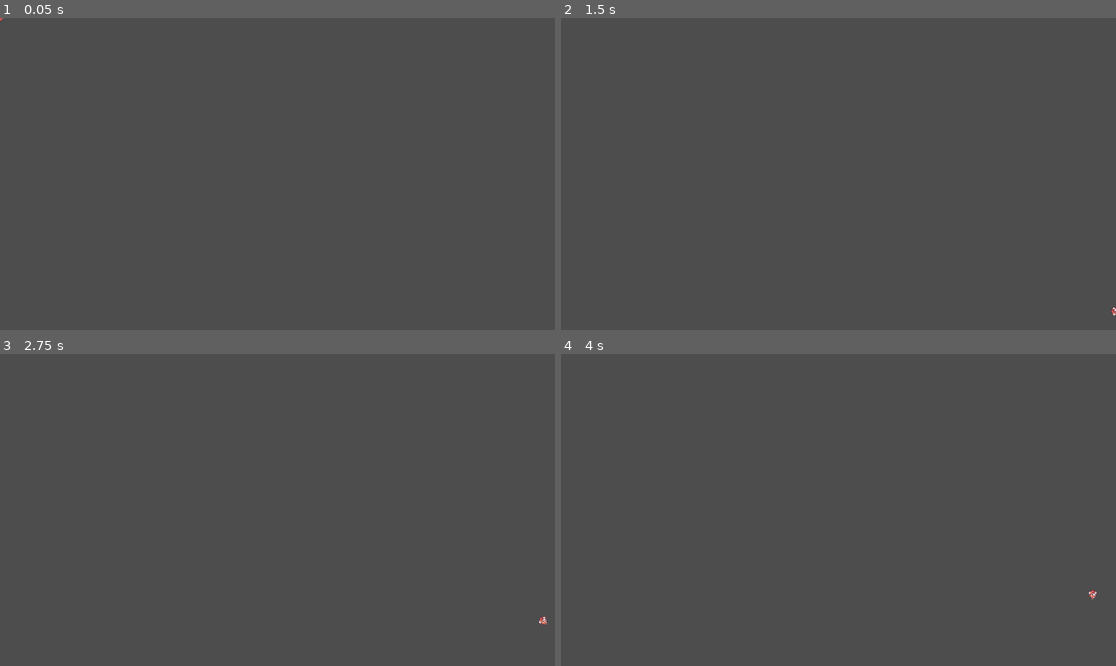
Above: before the commit, frames 1-4 (two rows, left to right).
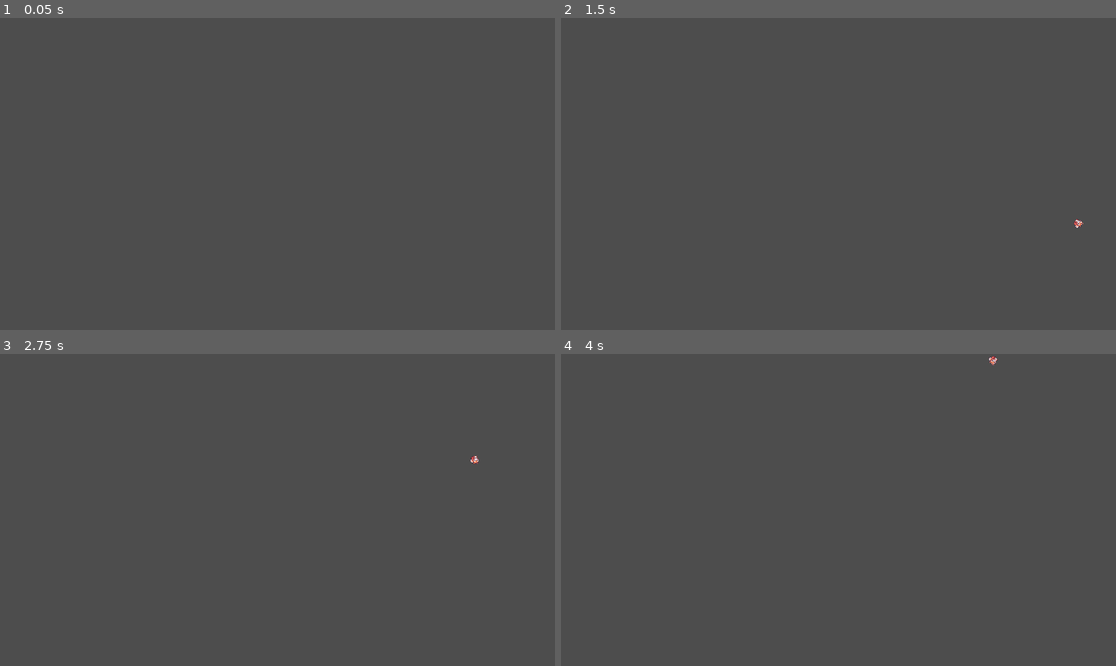
Above: after the commit, the same moments.

Repository: bytedev-code/the-sad-unicorn
Game: Godot game, scene res://blueprints/enemies/squirrel.tscn
The game is run twice, just before and just after one commit, with the same random seed, the same clock (stepped at 60 frames per second) and the same inputs. This scene is started directly instead of the project's main scene.
Inputs (mouse positions are in pixels of both pictures, inside the frame that each line leads up to):
- Up to frame 1 (0.05 s): no input
- Up to frame 2 (1.5 s): tap Enter at 0.5 s; move the mouse to (960, 158) at 0.52 s; hold D (player_rotate_right) 0.53-1.28 s; hold Space (player_shoot) 0.53-1.28 s; move the mouse to (727, 189) at 1.27 s; hold A (player_rotate_left) from 1.28 s (still down); tap K at 1.35 s
- Up to frame 3 (2.75 s): move the mouse to (333, 441) at 2.02 s; release A (player_rotate_left) at 2.03 s; hold D (player_rotate_right) from 2.03 s (still down); hold Space (player_shoot) from 2.03 s (still down)
- Up to frame 4 (4 s): tap Enter at 2.75 s; move the mouse to (810, 572) at 2.77 s; release D (player_rotate_right) at 2.78 s; release Space (player_shoot) at 2.78 s; hold W (player_forward) 2.78-3.53 s; tap K at 2.85 s; move the mouse to (1005, 556) at 3.52 s; hold A (player_rotate_left) from 3.53 s (still down); hold Space (player_shoot) from 3.53 s (still down)

The runs differ from the first frame. In frame 1, less than 0.1% of the frame differs, in the area x 0-1%, y 0-2%; in frame 2, less than 0.1%; in frame 3, less than 0.1%, in the area x 84-99%, y 32-87%; in frame 4, less than 0.1%.

Commit message:
last push

Diff:
--- a/blueprints/enemies/clock.tscn
+++ b/blueprints/enemies/clock.tscn
@@ -1,28 +1,26 @@
 [gd_scene load_steps=5 format=3 uid="uid://bq8ygufspp2ct"]
 
 [ext_resource type="Script" path="res://enemy.gd" id="1_6qu4q"]
-[ext_resource type="Texture2D" uid="uid://b83sr7ip6gbhp" path="res://assets/enemies/cake.png" id="2_0k8mh"]
+[ext_resource type="Texture2D" uid="uid://c7qnhx0ijr5pu" path="res://assets/enemies/clock.png" id="2_2m615"]
 [ext_resource type="PackedScene" path="res://audio_player.tscn" id="3_a303u"]
 
 [sub_resource type="RectangleShape2D" id="RectangleShape2D_7lf1m"]
 size = Vector2(219.778, 319.153)
 
-[node name="cake" type="RigidBody2D"]
+[node name="clock" type="RigidBody2D"]
 script = ExtResource("1_6qu4q")
 SPEED = 50.0
 SPLIT_NUMBER = 0
-SCORE = 20
-HITPOINTS = 8
+HITPOINTS = 2
 
 [node name="CollisionShape2D" type="CollisionShape2D" parent="."]
 position = Vector2(-9, 6.50001)
 rotation = -3.1409
-scale = Vector2(1, 1)
 shape = SubResource("RectangleShape2D_7lf1m")
 
 [node name="Sprite2D" type="Sprite2D" parent="."]
-scale = Vector2(0.5, 0.5)
-texture = ExtResource("2_0k8mh")
+scale = Vector2(0.4, 0.4)
+texture = ExtResource("2_2m615")
 
 [node name="AudioPlayer" parent="." instance=ExtResource("3_a303u")]
 
--- /dev/null
+++ b/blueprints/enemies/elephant.tscn
@@ -0,0 +1,32 @@
+[gd_scene load_steps=7 format=3 uid="uid://c1dqpolxi2lkk"]
+
+[ext_resource type="Script" path="res://enemy.gd" id="1_x1bab"]
+[ext_resource type="PackedScene" uid="uid://b8boncvfln451" path="res://blueprints/enemies/hippotamus.tscn" id="2_5yhvf"]
+[ext_resource type="Texture2D" uid="uid://ws0s087cxswd" path="res://assets/particles/enemy_explosion/elephant.png" id="3_77hft"]
+[ext_resource type="Texture2D" uid="uid://cq0at248gfi5h" path="res://assets/enemies/elephant.png" id="4_yhcrm"]
+[ext_resource type="PackedScene" path="res://audio_player.tscn" id="5_vqlcf"]
+
+[sub_resource type="CircleShape2D" id="CircleShape2D_skiqu"]
+radius = 23.5053
+
+[node name="elephant" type="RigidBody2D"]
+script = ExtResource("1_x1bab")
+SPLIT_INTO = ExtResource("2_5yhvf")
+SPLIT_NUMBER = 4
+SCORE = 15
+HITPOINTS = 2
+PARTICLE_TEXTURE = ExtResource("3_77hft")
+
+[node name="CollisionShape2D" type="CollisionShape2D" parent="."]
+position = Vector2(0, 1)
+rotation = -2.26268
+scale = Vector2(2, 2)
+shape = SubResource("CircleShape2D_skiqu")
+
+[node name="Sprite2D" type="Sprite2D" parent="."]
+scale = Vector2(0.15, 0.15)
+texture = ExtResource("4_yhcrm")
+
+[node name="AudioPlayer" parent="." instance=ExtResource("5_vqlcf")]
+
+[connection signal="body_entered" from="." to="." method="_on_collide"]
--- /dev/null
+++ b/blueprints/enemies/giraffe.tscn
@@ -0,0 +1,33 @@
+[gd_scene load_steps=7 format=3 uid="uid://7y6jthih8kul"]
+
+[ext_resource type="Script" path="res://enemy.gd" id="1_3jh20"]
+[ext_resource type="PackedScene" uid="uid://c1dqpolxi2lkk" path="res://blueprints/enemies/elephant.tscn" id="2_wij1b"]
+[ext_resource type="Texture2D" uid="uid://72w3igbdfrvi" path="res://assets/particles/enemy_explosion/giraffe.png" id="3_lr35l"]
+[ext_resource type="Texture2D" uid="uid://ck7s5ajuy3hxt" path="res://assets/enemies/giraffe.png" id="4_7tytr"]
+[ext_resource type="PackedScene" path="res://audio_player.tscn" id="5_em4ft"]
+
+[sub_resource type="RectangleShape2D" id="RectangleShape2D_hay4y"]
+size = Vector2(200.962, 82.1)
+
+[node name="giraffe" type="RigidBody2D"]
+script = ExtResource("1_3jh20")
+SPEED = 150.0
+SPLIT_INTO = ExtResource("2_wij1b")
+SPLIT_NUMBER = 2
+SCORE = 20
+HITPOINTS = 6
+PARTICLE_TEXTURE = ExtResource("3_lr35l")
+
+[node name="CollisionShape2D" type="CollisionShape2D" parent="."]
+position = Vector2(29.0338, 12.262)
+rotation = -1.55615
+scale = Vector2(2, 2)
+shape = SubResource("RectangleShape2D_hay4y")
+
+[node name="Sprite2D" type="Sprite2D" parent="."]
+scale = Vector2(0.65, 0.65)
+texture = ExtResource("4_7tytr")
+
+[node name="AudioPlayer" parent="." instance=ExtResource("5_em4ft")]
+
+[connection signal="body_entered" from="." to="." method="_on_collide"]
--- /dev/null
+++ b/blueprints/enemies/hippotamus.tscn
@@ -0,0 +1,30 @@
+[gd_scene load_steps=6 format=3 uid="uid://b8boncvfln451"]
+
+[ext_resource type="Script" path="res://enemy.gd" id="1_e5p5s"]
+[ext_resource type="Texture2D" uid="uid://bj8lhywwq5e26" path="res://assets/particles/enemy_explosion/hippopotamus.png" id="2_i0mgc"]
+[ext_resource type="Texture2D" uid="uid://c7iy476kltalp" path="res://assets/enemies/hippopotamus.png" id="3_lcskv"]
+[ext_resource type="PackedScene" path="res://audio_player.tscn" id="3_ltbkk"]
+
+[sub_resource type="RectangleShape2D" id="RectangleShape2D_7lf1m"]
+size = Vector2(162.905, 224.99)
+
+[node name="hippotamus" type="RigidBody2D"]
+script = ExtResource("1_e5p5s")
+SPEED = 210.0
+SPLIT_NUMBER = 0
+SCORE = 30
+HITPOINTS = 6
+PARTICLE_TEXTURE = ExtResource("2_i0mgc")
+
+[node name="CollisionShape2D" type="CollisionShape2D" parent="."]
+position = Vector2(19.4398, 1.50169)
+rotation = -3.1409
+shape = SubResource("RectangleShape2D_7lf1m")
+
+[node name="Sprite2D" type="Sprite2D" parent="."]
+scale = Vector2(0.4, 0.4)
+texture = ExtResource("3_lcskv")
+
+[node name="AudioPlayer" parent="." instance=ExtResource("3_ltbkk")]
+
+[connection signal="body_entered" from="." to="." method="_on_collide"]
--- a/blueprints/enemies/rabbit.tscn
+++ b/blueprints/enemies/rabbit.tscn
@@ -1,31 +1,34 @@
-[gd_scene load_steps=6 format=3 uid="uid://buo3wh3tgean4"]
+[gd_scene load_steps=7 format=3 uid="uid://buo3wh3tgean4"]
 
 [ext_resource type="Script" path="res://enemy.gd" id="1_yos4o"]
-[ext_resource type="PackedScene" uid="uid://5fytbqaaxn0t" path="res://blueprints/enemies/leg.tscn" id="2_c4pvm"]
-[ext_resource type="Texture2D" uid="uid://bpooqjrwxyg5j" path="res://assets/enemies/gorilla.png" id="3_f6beh"]
+[ext_resource type="PackedScene" uid="uid://bq8ygufspp2ct" path="res://blueprints/enemies/clock.tscn" id="2_8q8w1"]
+[ext_resource type="Texture2D" uid="uid://dp1yv05t8ypc5" path="res://assets/particles/enemy_explosion/rabbit.png" id="3_8y5nv"]
 [ext_resource type="PackedScene" path="res://audio_player.tscn" id="4_hqj6c"]
+[ext_resource type="Texture2D" uid="uid://br3g8nhssdj5d" path="res://assets/enemies/rabbit.png" id="4_ushna"]
 
 [sub_resource type="CapsuleShape2D" id="CapsuleShape2D_pxqkw"]
-radius = 80.6859
-height = 235.999
+radius = 40.8978
+height = 81.8653
 
-[node name="gorilla" type="RigidBody2D"]
+[node name="rabbit" type="RigidBody2D"]
 script = ExtResource("1_yos4o")
-SPEED = 80.0
-SPLIT_INTO = ExtResource("2_c4pvm")
-SPLIT_NUMBER = 2
-HITPOINTS = 8
+SPEED = 350.0
+SPLIT_INTO = ExtResource("2_8q8w1")
+SPLIT_NUMBER = 4
+SCORE = 15
+HITPOINTS = 4
+PARTICLE_TEXTURE = ExtResource("3_8y5nv")
 
 [node name="CollisionShape2D" type="CollisionShape2D" parent="."]
-position = Vector2(4, 16)
+position = Vector2(-5, 18)
 rotation = 0.0174533
 scale = Vector2(2, 2)
 shape = SubResource("CapsuleShape2D_pxqkw")
 
 [node name="Sprite2D" type="Sprite2D" parent="."]
 position = Vector2(-12, 0)
-scale = Vector2(0.6, 0.6)
-texture = ExtResource("3_f6beh")
+scale = Vector2(0.25, 0.25)
+texture = ExtResource("4_ushna")
 
 [node name="AudioPlayer" parent="." instance=ExtResource("4_hqj6c")]
 
--- a/blueprints/enemies/smartphone.tscn
+++ b/blueprints/enemies/smartphone.tscn
@@ -1,31 +1,33 @@
-[gd_scene load_steps=6 format=3 uid="uid://c0gt2sohkhsr6"]
+[gd_scene load_steps=7 format=3 uid="uid://c3clc0h5xs3s8"]
 
 [ext_resource type="Script" path="res://enemy.gd" id="1_tv220"]
-[ext_resource type="PackedScene" uid="uid://c5gb1akfve1ys" path="res://blueprints/enemies/text_bubble.tscn" id="2_25w0r"]
-[ext_resource type="Texture2D" uid="uid://cqu764h5iixrh" path="res://assets/enemies/smartphone.png" id="3_ifuqp"]
-[ext_resource type="PackedScene" path="res://audio_player.tscn" id="4_1hcum"]
+[ext_resource type="PackedScene" uid="uid://be4bt4bbikrs5" path="res://blueprints/enemies/text_bubble.tscn" id="2_6n338"]
+[ext_resource type="Texture2D" uid="uid://6tdac7aplw6c" path="res://assets/particles/enemy_explosion/smartphone.png" id="3_d05x7"]
+[ext_resource type="Texture2D" uid="uid://cqu764h5iixrh" path="res://assets/enemies/smartphone.png" id="4_ujpls"]
+[ext_resource type="PackedScene" path="res://audio_player.tscn" id="5_34isk"]
 
-[sub_resource type="RectangleShape2D" id="RectangleShape2D_psesa"]
-size = Vector2(115.957, 65.0847)
+[sub_resource type="RectangleShape2D" id="RectangleShape2D_dgmtk"]
+size = Vector2(56.1768, 34.095)
 
 [node name="smartphone" type="RigidBody2D"]
 script = ExtResource("1_tv220")
-SPEED = 120.0
-SPLIT_INTO = ExtResource("2_25w0r")
-SPLIT_NUMBER = 10
-SCORE = 20
-HITPOINTS = 2
+SPEED = 300.0
+SPLIT_INTO = ExtResource("2_6n338")
+SPLIT_NUMBER = 4
+SCORE = 15
+HITPOINTS = 4
+PARTICLE_TEXTURE = ExtResource("3_d05x7")
 
 [node name="CollisionShape2D" type="CollisionShape2D" parent="."]
-position = Vector2(-6.44528, 1.01211)
-rotation = 1.54361
-scale = Vector2(1, 1)
-shape = SubResource("RectangleShape2D_psesa")
+position = Vector2(-1.90459, 2.18099)
+rotation = -1.56039
+scale = Vector2(2, 2)
+shape = SubResource("RectangleShape2D_dgmtk")
 
 [node name="Sprite2D" type="Sprite2D" parent="."]
 scale = Vector2(0.15, 0.15)
-texture = ExtResource("3_ifuqp")
+texture = ExtResource("4_ujpls")
 
-[node name="AudioPlayer" parent="." instance=ExtResource("4_1hcum")]
+[node name="AudioPlayer" parent="." instance=ExtResource("5_34isk")]
 
 [connection signal="body_entered" from="." to="." method="_on_collide"]
--- a/blueprints/enemies/squirrel.tscn
+++ b/blueprints/enemies/squirrel.tscn
@@ -1,8 +1,9 @@
-[gd_scene load_steps=6 format=3 uid="uid://bb8sxw104db0r"]
+[gd_scene load_steps=7 format=3 uid="uid://bb8sxw104db0r"]
 
 [ext_resource type="Script" path="res://enemy.gd" id="1_rj37q"]
-[ext_resource type="PackedScene" uid="uid://5fytbqaaxn0t" path="res://blueprints/enemies/leg.tscn" id="2_go5me"]
+[ext_resource type="PackedScene" uid="uid://buo3wh3tgean4" path="res://blueprints/enemies/rabbit.tscn" id="2_wcy1s"]
 [ext_resource type="Texture2D" uid="uid://bt1wjs74lj8s0" path="res://assets/enemies/squirrel_300x300.png" id="3_gnetm"]
+[ext_resource type="Texture2D" uid="uid://dqwbc7swbfjdb" path="res://assets/particles/enemy_explosion/squirrel_300x300.png" id="3_ypyhy"]
 [ext_resource type="PackedScene" path="res://audio_player.tscn" id="4_ufbj1"]
 
 [sub_resource type="CircleShape2D" id="CircleShape2D_skiqu"]
@@ -10,10 +11,12 @@
 
 [node name="squirrel" type="RigidBody2D"]
 script = ExtResource("1_rj37q")
-SPEED = 80.0
-SPLIT_INTO = ExtResource("2_go5me")
-SPLIT_NUMBER = 2
-HITPOINTS = 8
+SPEED = 300.0
+SPLIT_INTO = ExtResource("2_wcy1s")
+SPLIT_NUMBER = 4
+SCORE = 15
+HITPOINTS = 4
+PARTICLE_TEXTURE = ExtResource("3_ypyhy")
 
 [node name="CollisionShape2D" type="CollisionShape2D" parent="."]
 position = Vector2(0, 1)
--- a/blueprints/enemies/text_bubble.tscn
+++ b/blueprints/enemies/text_bubble.tscn
@@ -1,31 +1,33 @@
-[gd_scene load_steps=6 format=3 uid="uid://c5gb1akfve1ys"]
+[gd_scene load_steps=7 format=3 uid="uid://be4bt4bbikrs5"]
 
 [ext_resource type="Script" path="res://enemy.gd" id="1_domid"]
-[ext_resource type="PackedScene" uid="uid://c0gt2sohkhsr6" path="res://blueprints/enemies/smartphone.tscn" id="2_x7tq7"]
-[ext_resource type="Texture2D" uid="uid://bed0tb7rrl5xa" path="res://assets/enemies/text_bubble.png" id="3_3wg1w"]
-[ext_resource type="PackedScene" path="res://audio_player.tscn" id="4_jk1g5"]
+[ext_resource type="PackedScene" uid="uid://da7mt8feqfgi" path="res://blueprints/enemies/book.tscn" id="2_28mku"]
+[ext_resource type="Texture2D" uid="uid://dqv7oejtk34ii" path="res://assets/particles/enemy_explosion/text_bubble.png" id="3_l5ue7"]
+[ext_resource type="Texture2D" uid="uid://bed0tb7rrl5xa" path="res://assets/enemies/text_bubble.png" id="4_t78lt"]
+[ext_resource type="PackedScene" path="res://audio_player.tscn" id="5_ot5tx"]
 
-[sub_resource type="RectangleShape2D" id="RectangleShape2D_v0hya"]
-size = Vector2(79.136, 89.1016)
+[sub_resource type="CircleShape2D" id="CircleShape2D_skiqu"]
+radius = 23.5053
 
-[node name="text_bibble" type="RigidBody2D"]
+[node name="text_bubble" type="RigidBody2D"]
 script = ExtResource("1_domid")
-SPEED = 180.0
-SPLIT_INTO = ExtResource("2_x7tq7")
-SPLIT_NUMBER = 2
-SCORE = 60
-HITPOINTS = 2
+SPEED = 150.0
+SPLIT_INTO = ExtResource("2_28mku")
+SPLIT_NUMBER = 4
+SCORE = 15
+HITPOINTS = 4
+PARTICLE_TEXTURE = ExtResource("3_l5ue7")
 
 [node name="CollisionShape2D" type="CollisionShape2D" parent="."]
-position = Vector2(-12.3437, -17.1375)
-rotation = 1.57386
+position = Vector2(0, 1)
+rotation = -2.24985
 scale = Vector2(2, 2)
-shape = SubResource("RectangleShape2D_v0hya")
+shape = SubResource("CircleShape2D_skiqu")
 
 [node name="Sprite2D" type="Sprite2D" parent="."]
-scale = Vector2(0.4, 0.4)
-texture = ExtResource("3_3wg1w")
+scale = Vector2(0.15, 0.15)
+texture = ExtResource("4_t78lt")
 
-[node name="AudioPlayer" parent="." instance=ExtResource("4_jk1g5")]
+[node name="AudioPlayer" parent="." instance=ExtResource("5_ot5tx")]
 
 [connection signal="body_entered" from="." to="." method="_on_collide"]
